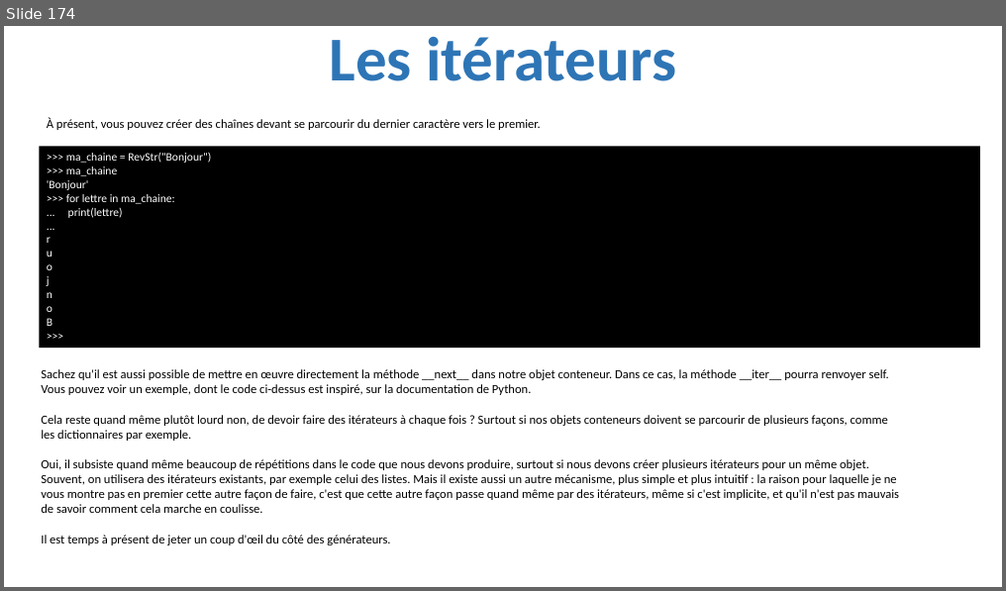
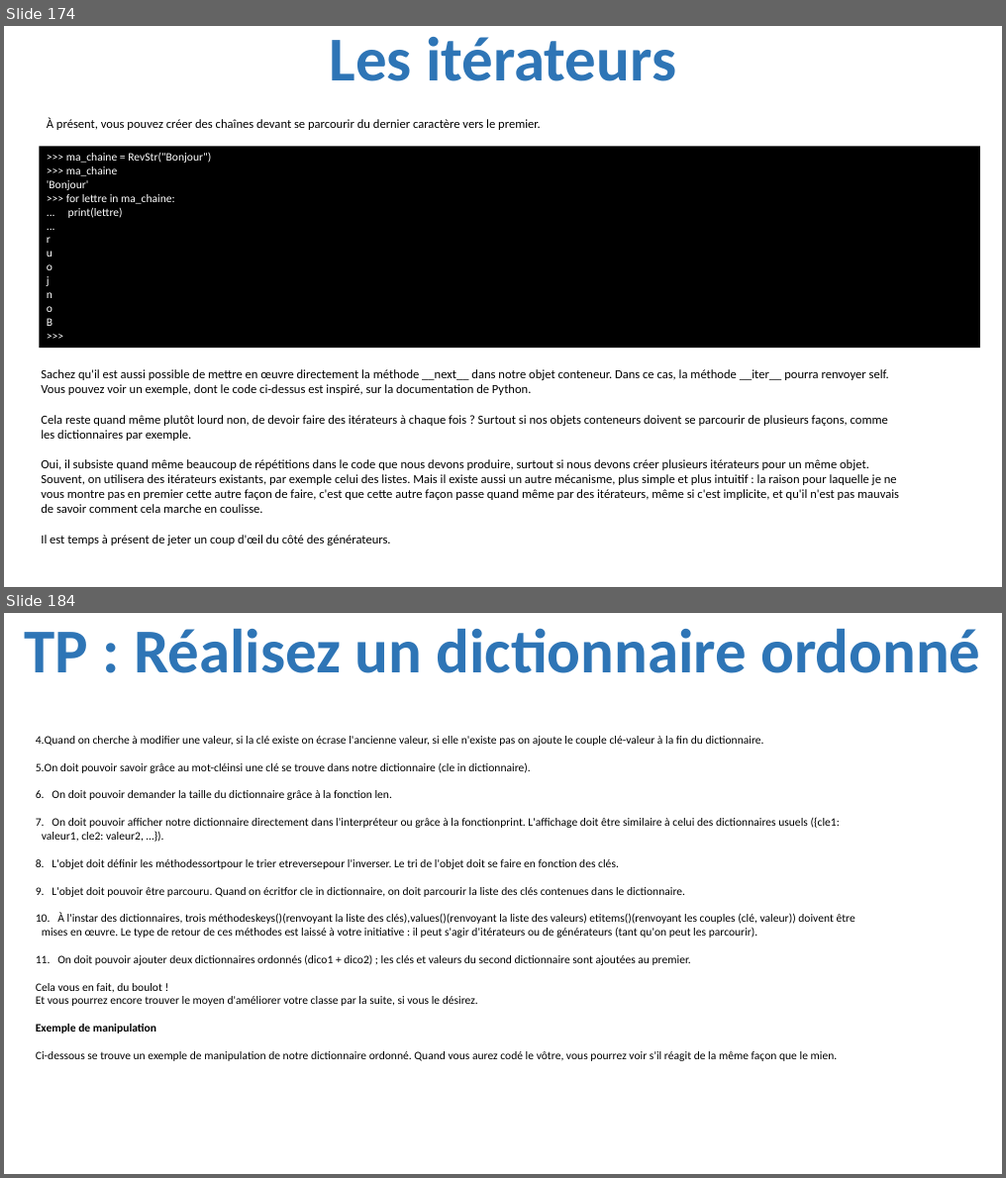
Before and after one commit to julienPalleau/PythonDoc, a slide deck: Python-resume.pptx. Shown one above the other, each under a label of ours: slide 174 before the commit, slides 174 and 184 after it; the slides between them are not shown. The pictures are 1006x591 and 1006x1178 pixels, drawn with LibreOffice and Linux fonts; fonts in the diff are those of the drawing. Boxes give left, top, right and bottom in pixels: in the first picture for what was removed or moved away, otherwise in the second. Text is boxed around its words. In the diff, an @@ line names an element or a change of style, - is before the commit and + after.

Commit message:
Réalisez un dictionnaire ordonné

```diff
--- a/Python-resume.pptx
+++ b/Python-resume.pptx
@@ slide 184 added at bbox=[4, 613, 1002, 1174], background #FFFFFF @@
@@ title added at bbox=[25, 628, 980, 673], 60 pt, text #2E75B6, bold @@
+TP : Réalisez un dictionnaire ordonné
@@ text added at bbox=[36, 736, 855, 1061], 11 pt, text #000000 @@
+4. Quand on cherche à modifier une valeur, si la clé existe on écrase l'ancienne valeur, si elle n'existe pas on ajoute le couple clé-valeur à la fin du dictionnaire.
+5. On doit pouvoir savoir grâce au mot-cléinsi une clé se trouve dans notre dictionnaire (cle in dictionnaire).
+6. On doit pouvoir demander la taille du dictionnaire grâce à la fonction len.
+7. On doit pouvoir afficher notre dictionnaire directement dans l'interpréteur ou grâce à la fonctionprint. L'affichage doit être similaire à celui des dictionnaires usuels ({cle1: valeur1, cle2: valeur2, …}).
+8. L'objet doit définir les méthodessortpour le trier etreversepour l'inverser. Le tri de l'objet doit se faire en fonction des clés.
+9. L'objet doit pouvoir être parcouru. Quand on écritfor cle in dictionnaire, on doit parcourir la liste des clés contenues dans le dictionnaire.
+10. À l'instar des dictionnaires, trois méthodeskeys()(renvoyant la liste des clés),values()(renvoyant la liste des valeurs) etitems()(renvoyant les couples (clé, valeur)) doivent être mises en œuvre. Le type de retour de ces méthodes est laissé à votre initiative : il peut s'agir d'itérateurs ou de générateurs (tant qu'on peut les parcourir).
+11. On doit pouvoir ajouter deux dictionnaires ordonnés (dico1 + dico2) ; les clés et valeurs du second dictionnaire sont ajoutées au premier.
+Cela vous en fait, du boulot !
+Et vous pourrez encore trouver le moyen d'améliorer votre classe par la suite, si vous le désirez.
+Exemple de manipulation
+Ci-dessous se trouve un exemple de manipulation de notre dictionnaire ordonné. Quand vous aurez codé le vôtre, vous pourrez voir s'il réagit de la même façon que le mien.
```
Also in this commit, not shown: 2 slides changed, 11 other slides added.
